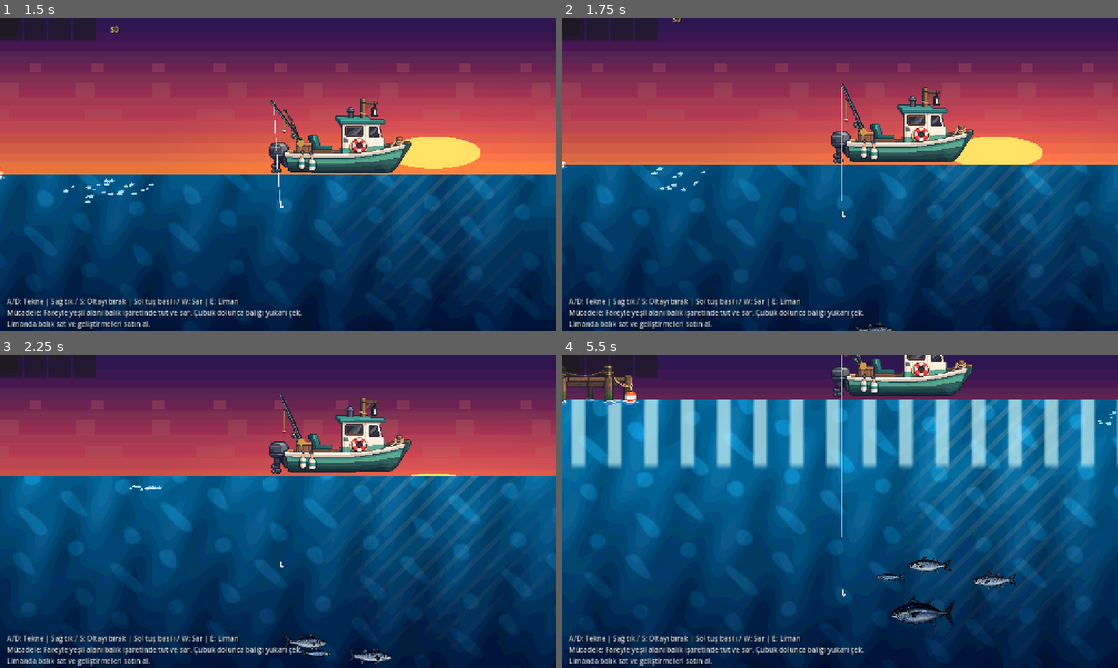
Above: before the commit, frames 1-4 (two rows, left to right).
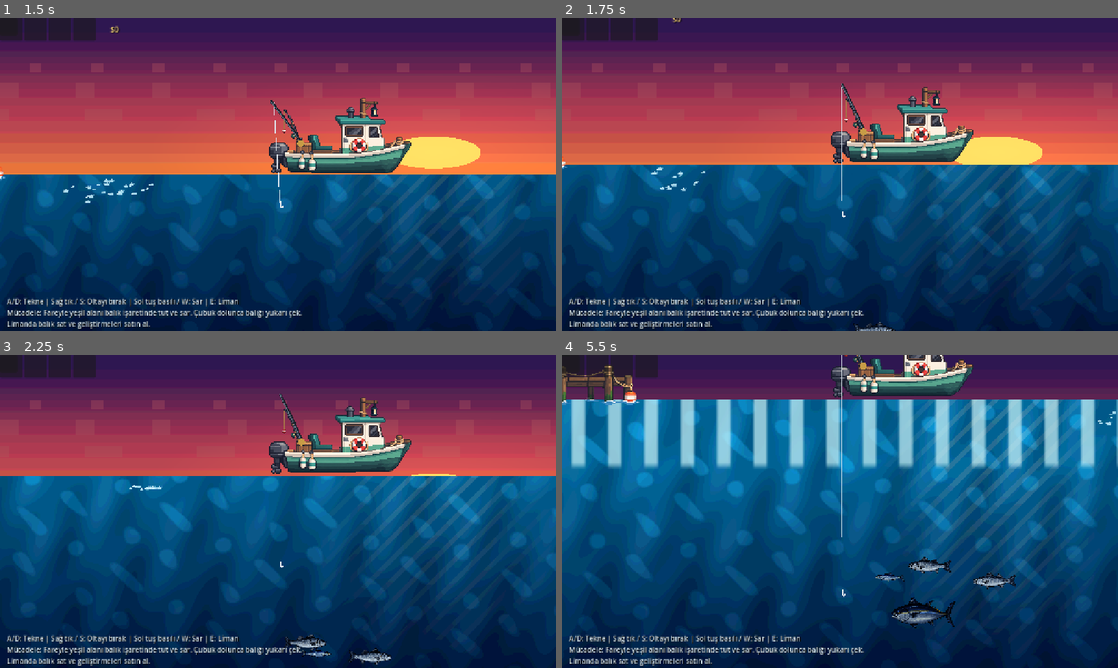
Above: after the commit, the same moments.

Repository: mirackayademir/TinyFisher
Game: Godot game, scene res://scenes/world.tscn
The game is run twice, just before and just after one commit, with the same random seed, the same clock (stepped at 60 frames per second) and the same inputs.
Inputs (mouse positions are in pixels of both pictures, inside the frame that each line leads up to):
- Up to frame 1 (1.5 s): move the mouse to (400, 158) at 0.52 s; hold D (move_right) 0.53-1.28 s; tap E (dock) at 0.6, 1.35 s; click (400, 158) at 0.67 s; move the mouse to (166, 190) at 1.27 s; hold S from 1.28 s (still down)
- Up to frame 2 (1.75 s): keep holding S
- Up to frame 3 (2.25 s): move the mouse to (333, 442) at 2.02 s; release S at 2.03 s; hold D (move_right) from 2.03 s (still down); tap E (dock) at 2.1 s
- Up to frame 4 (5.5 s): move the mouse to (812, 574) at 2.77 s; release D (move_right) at 2.78 s; hold W 2.78-3.53 s; tap E (dock) every 0.75 s from 2.85 to 5.1 s; click (812, 574) at 2.92 s; move the mouse to (1006, 558) at 3.52 s; hold A (move_left) 3.53-5.03 s; move the mouse to (673, 464) at 4.27 s; move the mouse to (867, 511) at 5.02 s; hold S from 5.03 s (still down); click (867, 511) at 5.17 s

Frame 1 is identical in both runs. In frame 2, less than 0.1% of the frame differs, in the area x 52-60%, y 97-100%; in frame 3, 0.3%; in frame 4, 0.7%, in the area x 56-82%, y 64-88%.

Commit message:
Tune fish tail movement for pixel sprites

Diff:
--- a/scenes/fish.tscn
+++ b/scenes/fish.tscn
@@ -9,7 +9,7 @@
 
 [sub_resource type="ShaderMaterial" id="ShaderMaterial_fish"]
 shader = ExtResource("3_fish_shader")
-shader_parameter/tail_strength = 2.4
+shader_parameter/tail_strength = 32.0
 shader_parameter/tail_speed = 6.0
 
 [node name="Fish" type="Area2D" unique_id=1429060153]
